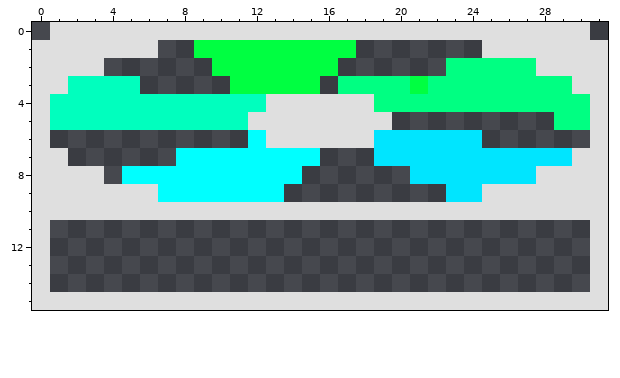
Pixel-art sprite -- src/Assets/sozai/fan/fan002_06.png. The picture above was drawn from the file before the commit.
The file is 32x32 pixels. The old version is drawn lined up with the new one, on the new canvas.
Once edited:
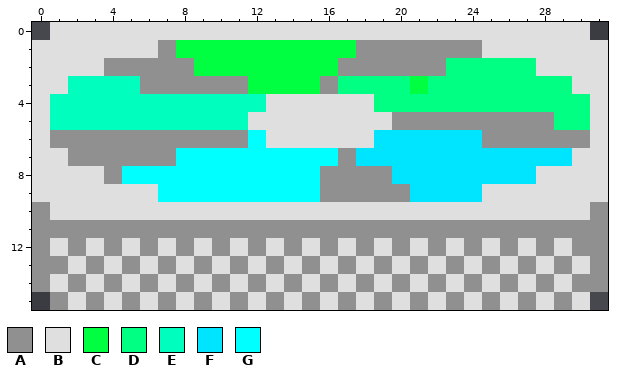
Palette (. is transparent): A #909090  B #dfdfdf  C #00ff41  D #00ff82  E #00ffbe  F #00e5ff  G #00ffff
Changes in this commit:
canvas 32x32 -> 32x16, the old top-left corner now at 0,-16 (the part of the old canvas that was cut away was empty and is not shown)
Colour A is added in row 1 at x 7 and 18 to 24; in row 2 at x 4 to 8 and 17 to 22; in row 3 at x 6 to 10 and 16; in row 5 at x 20 to 28; in row 6 at x 1 to 11 and 25 to 30; in row 7 at x 2 to 7 and 17.
Colour A is added in row 8 at x 4 and 16 to 19; in row 9 at x 16 to 20; in row 11 at x 1 to 30; in row 12 at x 2, 4, 6, 8, 10, 12, 14, 16, 18, 20, 22, 24, 26, 28 and 30; in row 13 at x 1, 3, 5, 7, 9, 11, 13, 15, 17, 19, 21, 23, 25, 27 and 29; in row 14 at x 2, 4, 6, 8, 10, 12, 14, 16, 18, 20, 22, 24, 26, 28 and 30.
Colour A replaces colour B in rows 10 to 14 at x 0 and 31; in row 15 at x 1, 3, 5, 7, 9, 11, 13, 15, 17, 19, 21, 23, 25, 27 and 29.
Colour A replaces colour C in row 3 at x 11.
Colour B is added in row 12 at x 1, 3, 5, 7, 9, 11, 13, 15, 17, 19, 21, 23, 25, 27 and 29; in row 13 at x 2, 4, 6, 8, 10, 12, 14, 16, 18, 20, 22, 24, 26, 28 and 30; in row 14 at x 1, 3, 5, 7, 9, 11, 13, 15, 17, 19, 21, 23, 25, 27 and 29.
Colour C is added in row 1 at x 8; in row 2 at x 9.
Colour F is added in row 7 at x 18; in row 8 at x 20; in row 9 at x 21 to 22.
Colour G is added in row 7 at x 16; in row 8 at x 15; in row 9 at x 14 to 15.
Colour B is removed in row 15 at x 0 and 31.
Where, in picture pixels (left, top, right, bottom), the same in both pictures:
changed: (32, 40, 608, 310)
